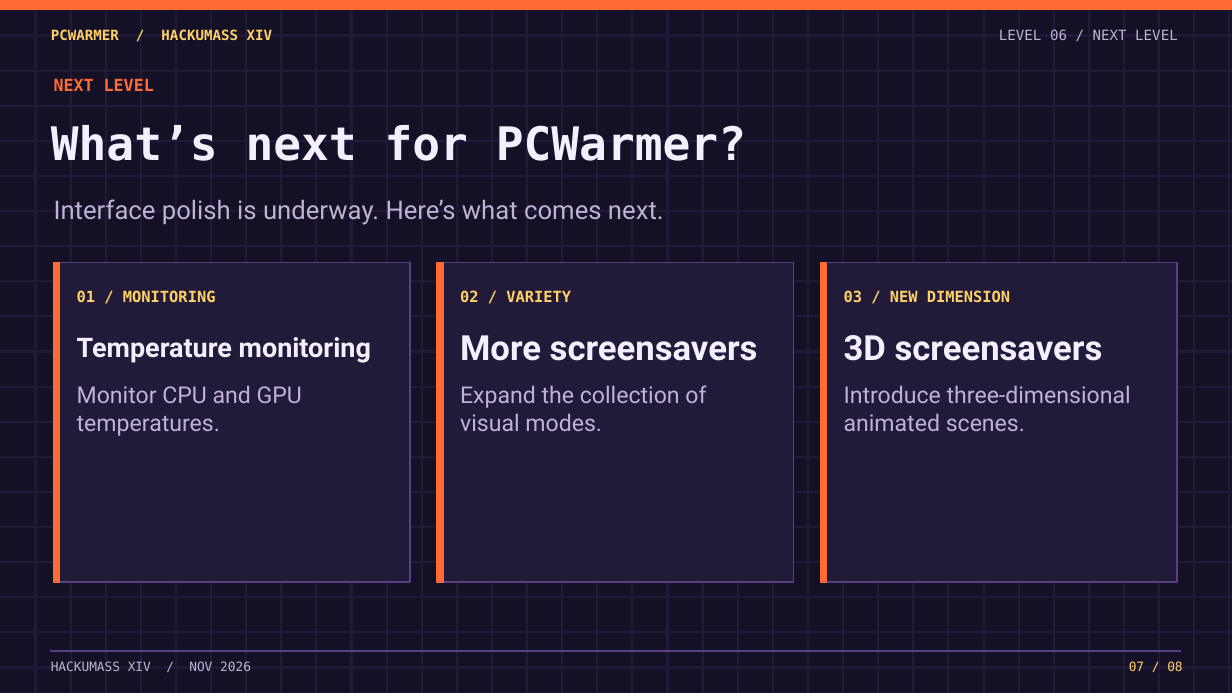
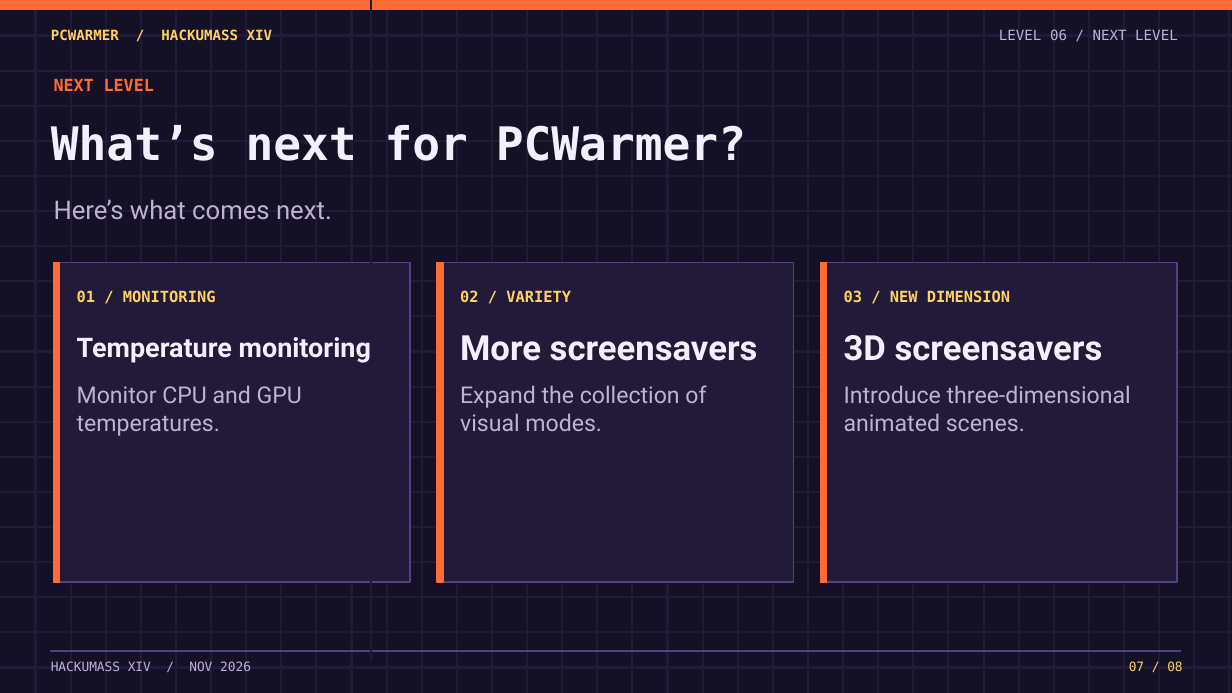
Before and after one commit to AfterTakenThoughts/PCWarmer, a slide deck: slide 7 of docs/PCWarmerDraft3.pptx. Drawn at 1232x693 pixels with LibreOffice and Linux fonts; fonts in the diff are those of the drawing. Boxes give left, top, right and bottom in pixels: in the first picture for what was removed or moved away, otherwise in the second. Text is boxed around its words. In the diff, an @@ line names an element or a change of style, - is before the commit and + after.

Commit message:
docs: make small corrections and upload the pitch

```diff
--- a/docs/PCWarmerDraft3.pptx
+++ b/docs/PCWarmerDraft3.pptx
@@ rectangle added at [371,0,372,662], fill #211938, outline #211938 1 pt @@
@@ text at [54,199,332,219]: text changed @@
-Interface polish is underway. Here’s what comes next.
+Here’s what comes next.
```
Also in this commit, not shown: 1 other file.
